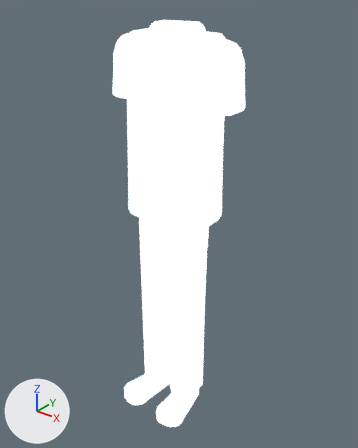
An edit to the OBJ model examples/flexo/flexorama/models/avatars/rubenoid-male-01/body.obj, drawn before and after from the same camera.
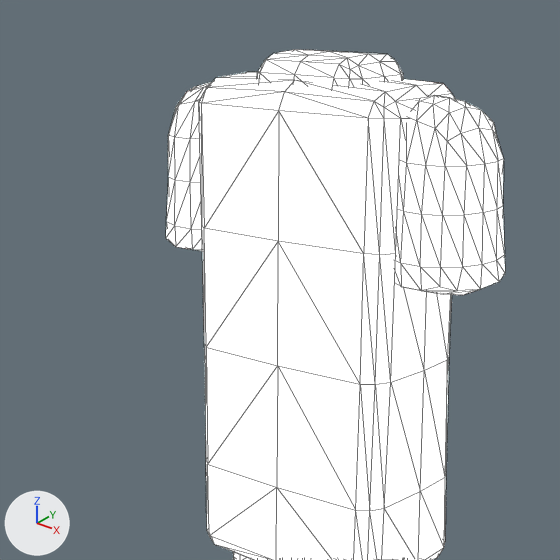
Each version is shown whole from a camera (50 mm lens) standing at (0.998, -1.235, 0.556) and looking at (0.021, -0.013, -0.201), then close up on the part from 13% to 75% of the width and 0% to 49% of the height. Lighting does not change. The marker at lower left points along +X, +Y and +Z. The close-ups show mesh edges as thin lines. Where no turn or scale is listed for an object, it has been applied to the vertices. Vertices at the same position are counted once.

Objects in the first close-up: 'body.obj'.
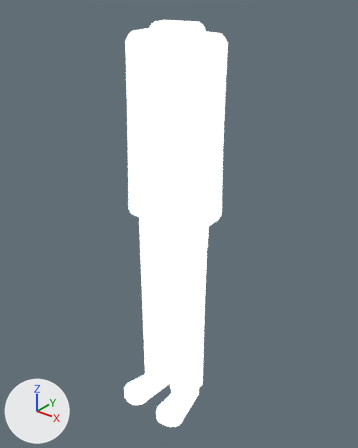
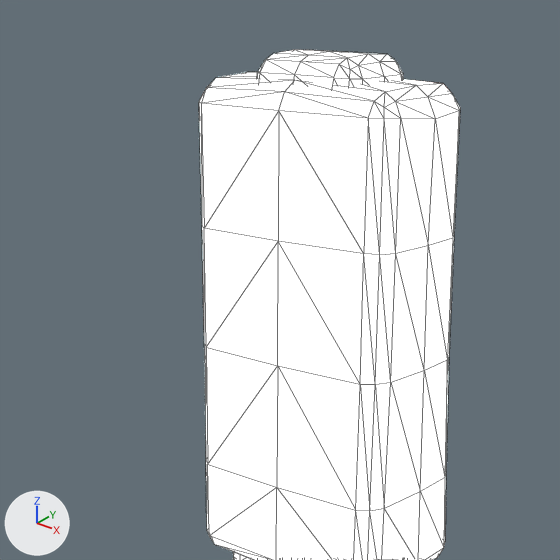
Patch to the scene script:
```diff
--- a/examples/flexo/flexorama/models/avatars/rubenoid-male-01/body.obj.py
+++ b/examples/flexo/flexorama/models/avatars/rubenoid-male-01/body.obj.py
@@ me_body_obj @@
 me_body_obj.from_pydata(...)  # 1442 vertices, 2800 faces; spans x -0.242..0.242, y -0.205..0.085, z -0.957..0.457
 # used by ob_body_obj; location = (0.0, 0.0, 0.0)
+# me_body_obj part 1: the loose piece of 98 vertices spanning x 0.127..0.242, y -0.077..0.055, z 0.204..0.418 is deleted
+# me_body_obj part 2: the loose piece of 98 vertices spanning x -0.242..-0.126, y -0.077..0.055, z 0.203..0.417 is deleted
 me_body_obj.materials.append(mat_default)
```

What differs and where, as boxes (x1, y1, x2, y2) in the close-ups (560 x 560 px):
'body.obj', reshaped
    before: (166, 50, 505, 560)
    after: (199, 50, 460, 560)
part 1 of me_body_obj, deleted
    before: (395, 95, 505, 295)
part 2 of me_body_obj, deleted
    before: (166, 82, 211, 251)
